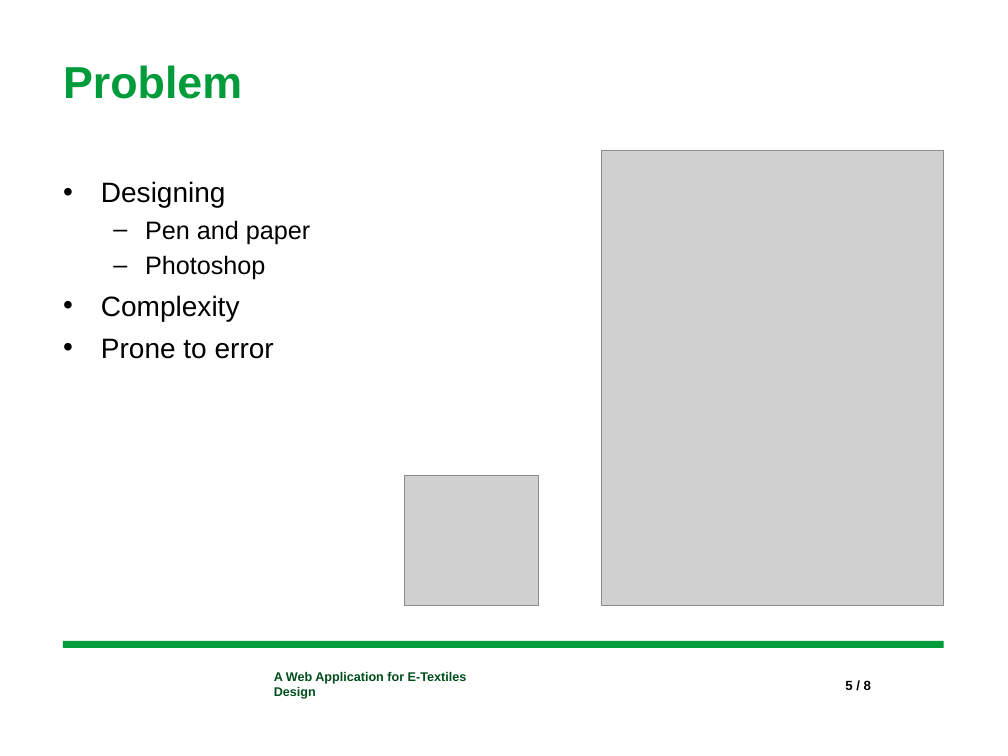
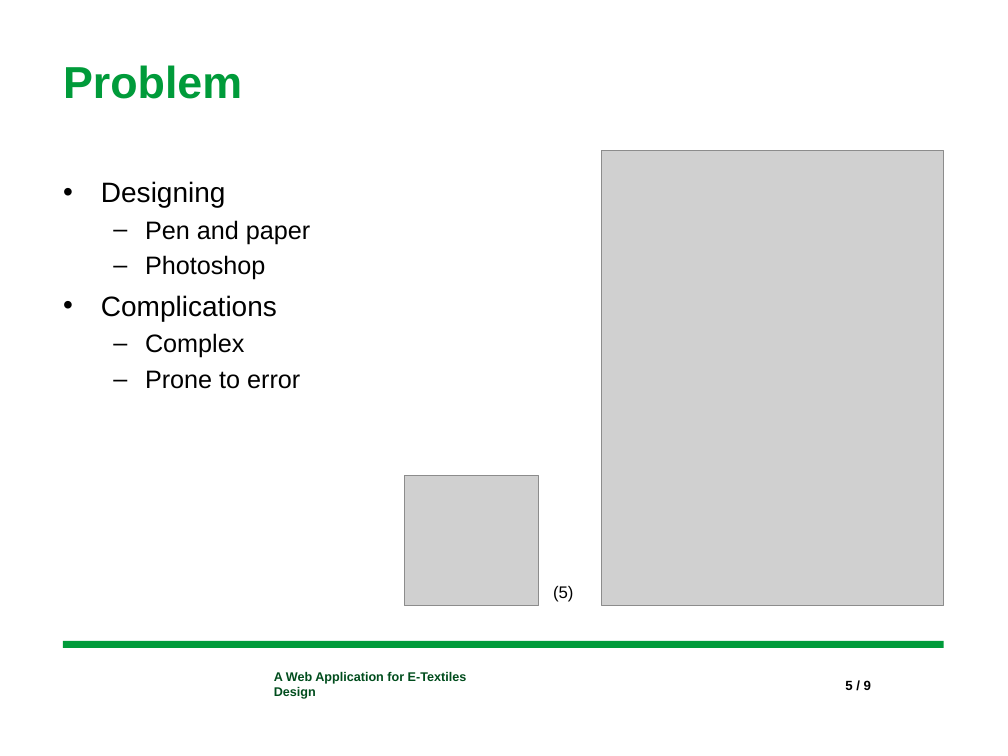
Before and after one commit to ropsutius/Webtool, a slide deck: slide 5 of documents/Bachelors-Slides.pptx. Drawn at 1008x756 pixels with LibreOffice and Linux fonts; fonts in the diff are those of the drawing; grey boxes stand for pictures; background and template pictures are left out. Boxes give left, top, right and bottom in pixels: in the first picture for what was removed or moved away, otherwise in the second. Text is boxed around its words. In the diff, an @@ line names an element or a change of style, - is before the commit and + after.

```diff
--- a/documents/Bachelors-Slides.pptx
+++ b/documents/Bachelors-Slides.pptx
@@ text at <box>101,295,277,358</box>: text changed @@
-• Complexity
+• Complications
+  – Complex
@@ text at <box>145,370,300,389</box>: size 20 to 18 pt in "Prone to error"; bullet • to –; list level 1 to 2 in "Prone to error" @@
@@ text added at <box>553,586,573,602</box>, 12 pt, text #000000 @@
+(5)
```
Also in this commit, not shown: 8 other slides changed, 7 other files.
